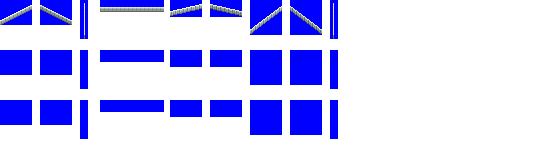
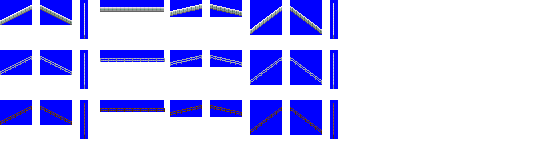
The second 543 × 150 image is a revision of the first. Changes to its layers:
added layer "Pasted Layer #2" above "Pasted Layer #1" over [0, 103, 334, 139]
added layer "Pasted Layer #1" above "Pasted Layer" over [0, 53, 334, 89]
